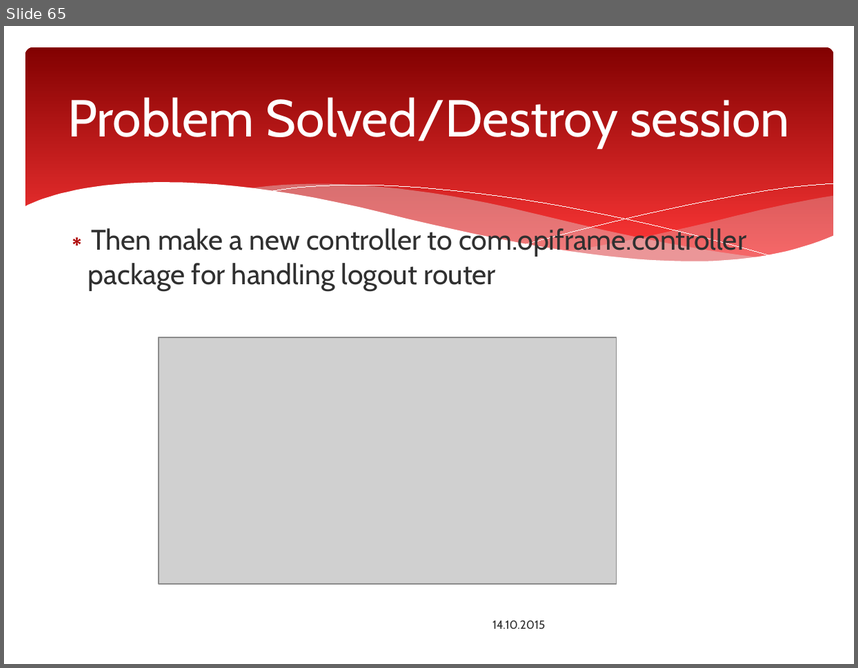
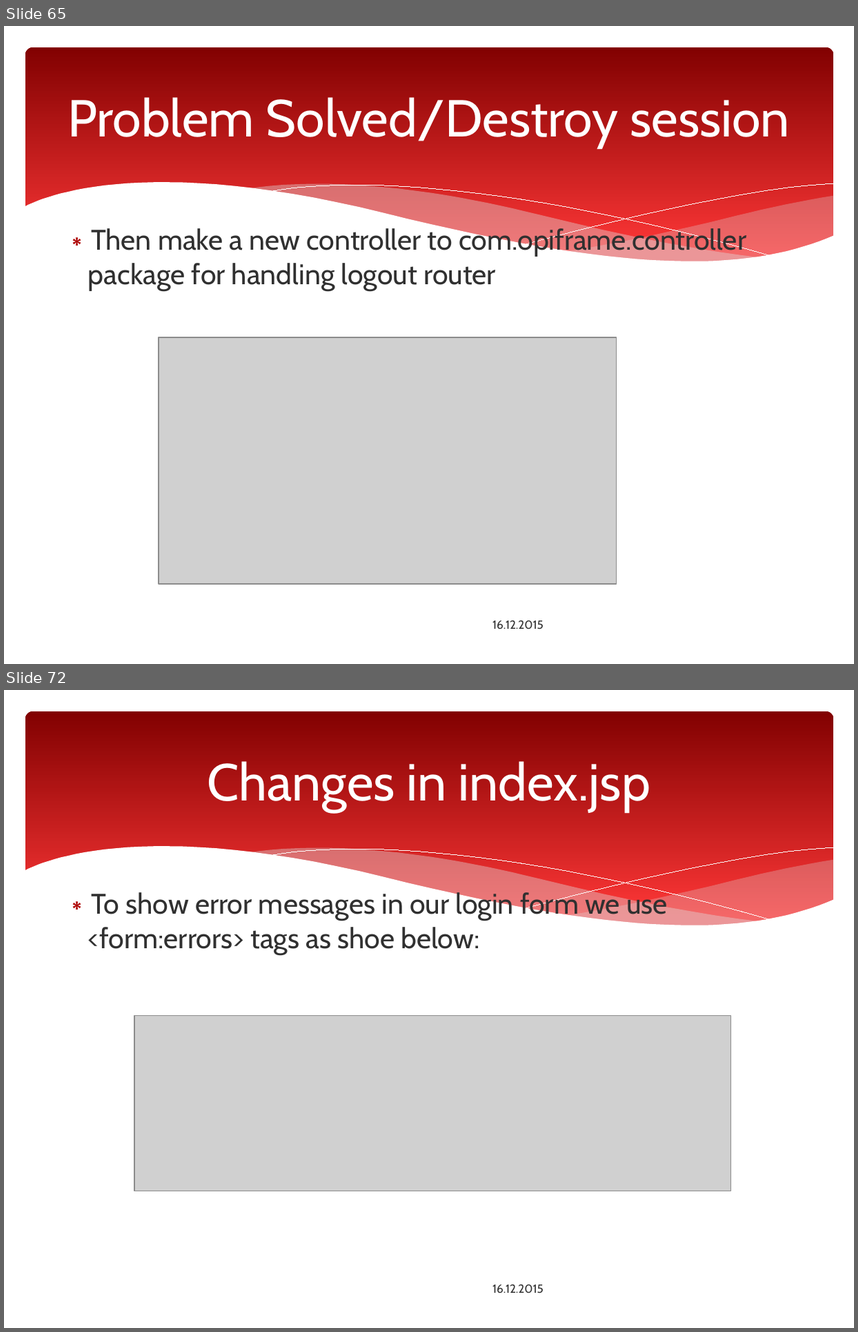
Before and after one commit to ttakkula/javaee-spring-maven, a slide deck: SpringMVC/Spring_Web_MVC_Framework.pptx. Shown one above the other, each under a label of ours: slide 65 before the commit, slides 65 and 72 after it; the slides between them are not shown. The pictures are 858x668 and 858x1332 pixels, drawn with LibreOffice and Linux fonts; fonts in the diff are those of the drawing; grey boxes stand for pictures; background and template pictures are left out. Boxes give left, top, right and bottom in pixels: in the first picture for what was removed or moved away, otherwise in the second. Text is boxed around its words. In the diff, an @@ line names an element or a change of style, - is before the commit and + after.

```diff
--- a/SpringMVC/Spring_Web_MVC_Framework.pptx
+++ b/SpringMVC/Spring_Web_MVC_Framework.pptx
@@ slide 72 added at [4,690,854,1328], background #FFFFFF; not listed: 6 template elements that a slide beside it also shows @@
@@ title added at [207,761,651,811], 44 pt, text #FFFFFF @@
+Changes in index.jsp
@@ text added at [88,890,668,955], 24 pt, text #303030 @@
+∗ To show error messages in our login form we use <form:errors> tags as shoe below:
@@ picture added at [135,1016,732,1191] @@
@@ text added at [493,1284,544,1292], 10 pt, text #303030 @@
+16.12.2015
@@ slide 65 changed as well @@
@@ text at [493,620,544,628]: text changed @@
-14.10.2015
+16.12.2015
```
Also in this commit, not shown: 69 other slides changed, 29 other slides added, 1 slide removed.
